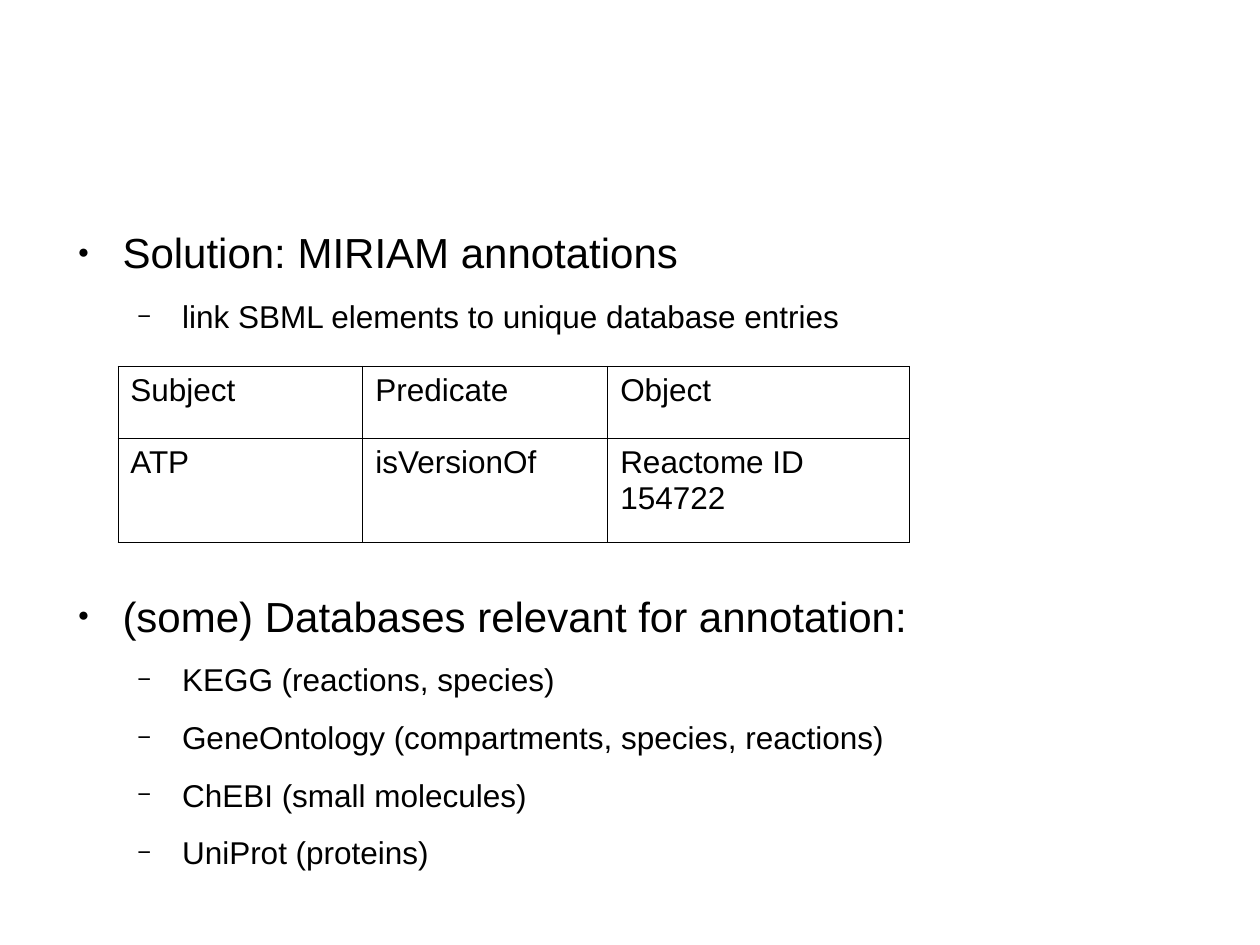
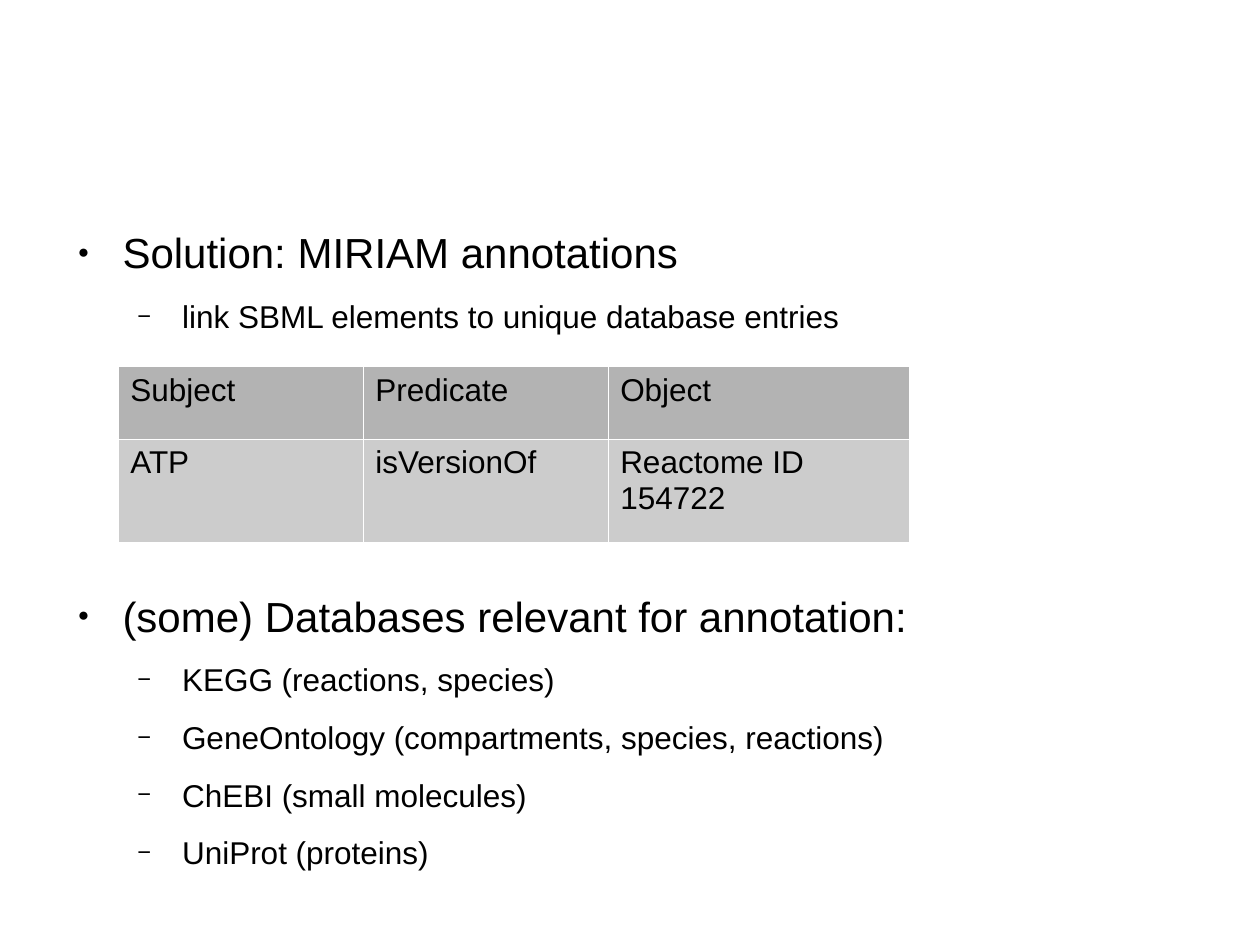
Before and after one commit to mariadost/fachkurs_bachelor, a slide deck: slide 18 of sbml_databases/sbml_and_standards.odp (slide 17 before the commit). Drawn at 1260x945 pixels with LibreOffice and Linux fonts; fonts in the diff are those of the drawing; background and template pictures are left out. Boxes give left, top, right and bottom in pixels: in the first picture for what was removed or moved away, otherwise in the second. Text is boxed around its words. In the diff, an @@ line names an element or a change of style, - is before the commit and + after.

```diff
--- a/sbml_databases/sbml_and_standards.odp
+++ b/sbml_databases/sbml_and_standards.odp
@@ table at bbox=[118, 367, 908, 542] @@
@@ fill none to #B3B3B3 in row 1 @@
@@ fill none to #CCCCCC in row 2 @@
@@ borders changed @@
```
Also in this commit, not shown: 1 other slide changed, 1 slide added.
